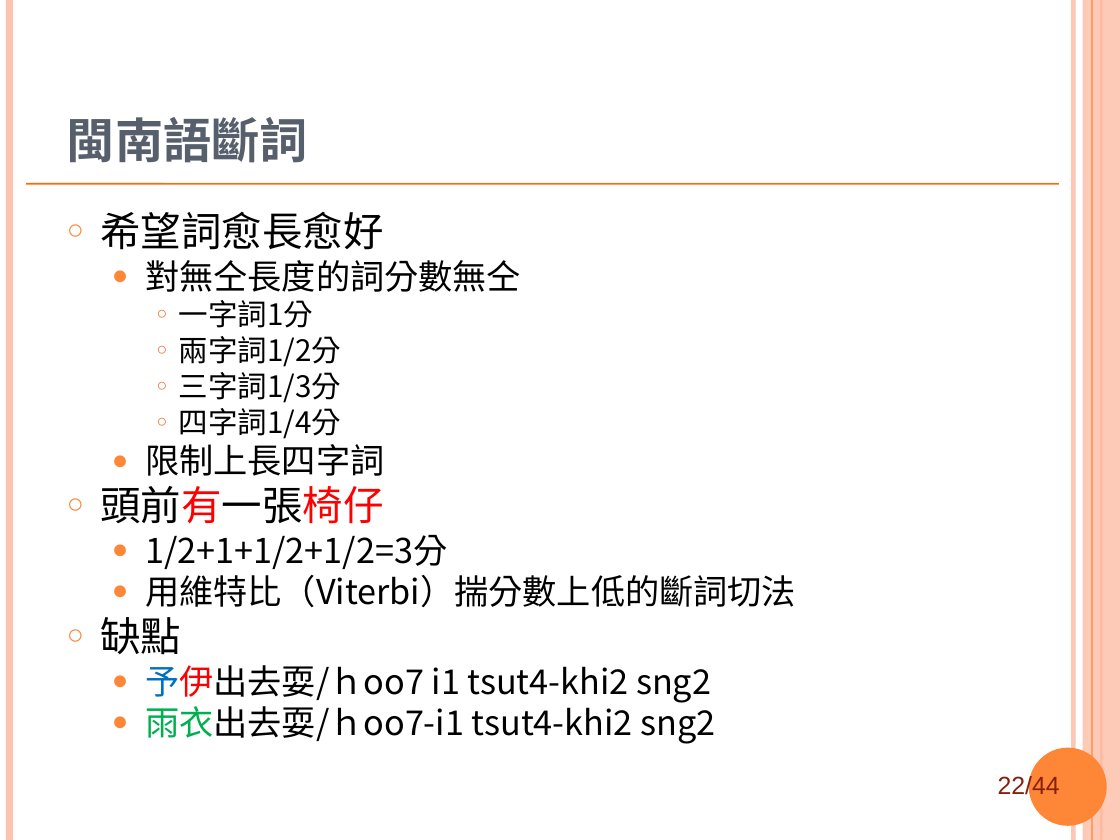
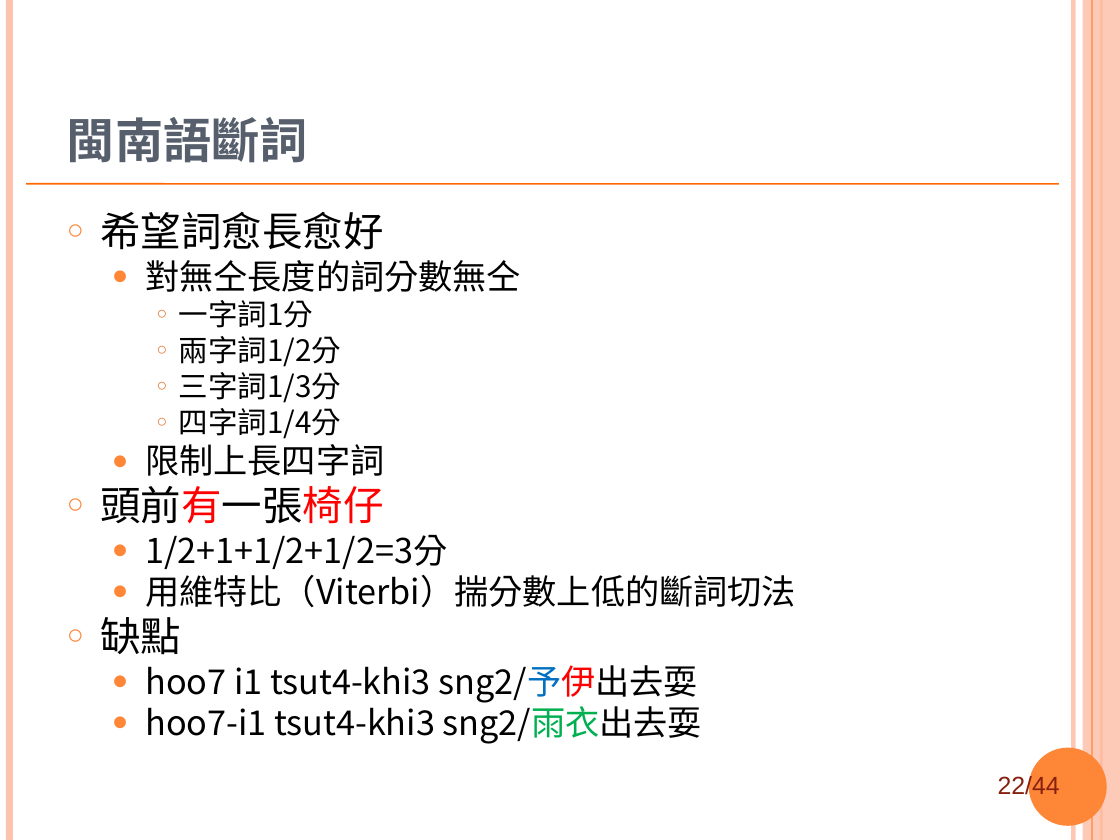
Before and after one commit to sih4sing5hong5/po3-ko3_tau5-iann2-phinn3, a slide deck: slide 22 of 翻譯報告.ppt. Drawn at 1120x840 pixels with LibreOffice and Linux fonts; fonts in the diff are those of the drawing; background and template pictures are left out. Boxes give left, top, right and bottom in pixels: in the first picture for what was removed or moved away, otherwise in the second. Text is boxed around its words. In the diff, an @@ line names an element or a change of style, - is before the commit and + after.

```diff
--- a/翻譯報告.ppt
+++ b/翻譯報告.ppt
@@ text at [145,665,702,744]: text changed @@
-  ● 予伊出去耍/ｈoo7 i1 tsut4-khi2 sng2
-  ● 雨衣出去耍/ｈoo7-i1 tsut4-khi2 sng2
+  ● hoo7 i1 tsut4-khi3 sng2/予伊出去耍
+  ● hoo7-i1 tsut4-khi3 sng2/雨衣出去耍
```
Also in this commit, not shown: 7 other slides changed.
